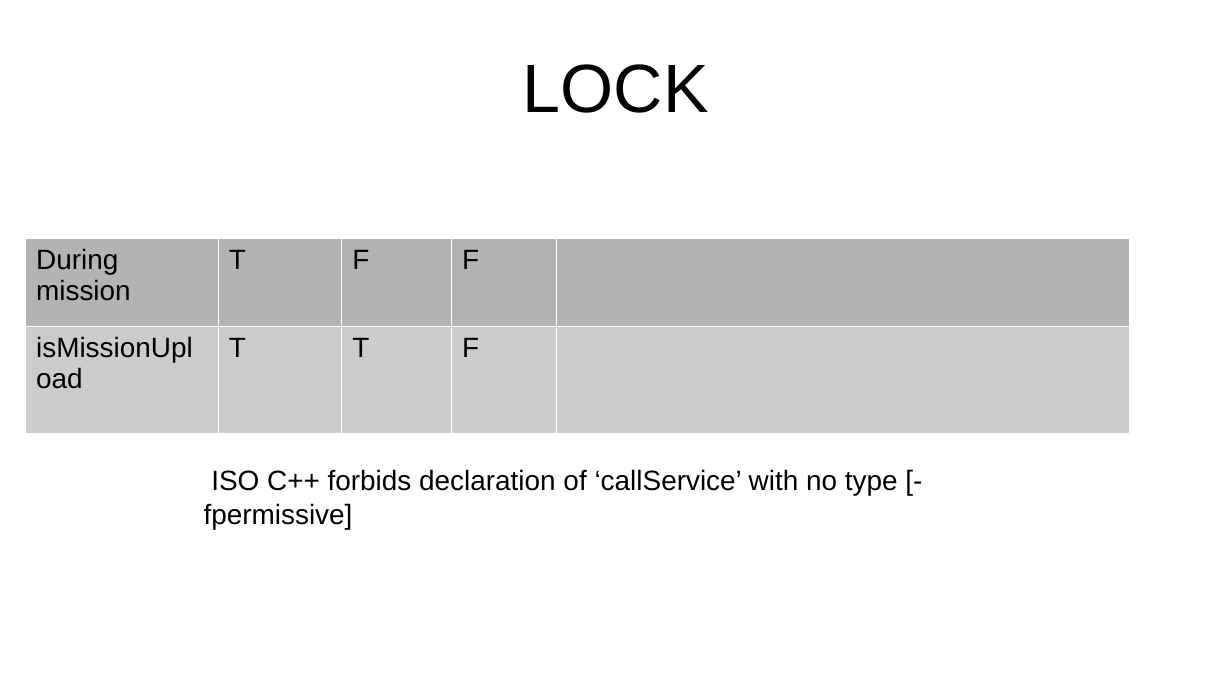
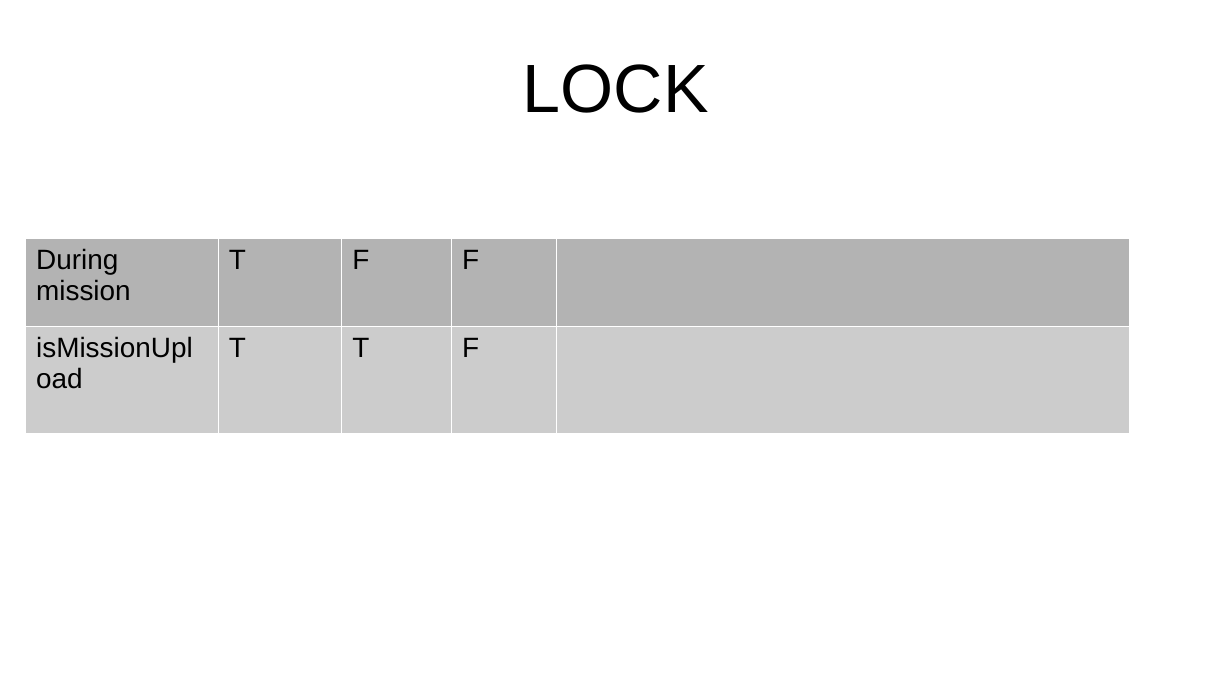
Before and after one commit to icsl-Jeon/px4_code2, a slide deck: slide 2 of diagram.odp. Drawn at 1232x693 pixels with LibreOffice and Linux fonts; fonts in the diff are those of the drawing. Boxes give left, top, right and bottom in pixels: in the first picture for what was removed or moved away, otherwise in the second. Text is boxed around its words. In the diff, an @@ line names an element or a change of style, - is before the commit and + after.

```diff
--- a/diagram.odp
+++ b/diagram.odp
@@ text removed at box(204, 469, 898, 529) @@
-ISO C++ forbids declaration of ‘callService’ with no type [-fpermissive]
```
Also in this commit, not shown: 2 other slides changed, 3 other files.
